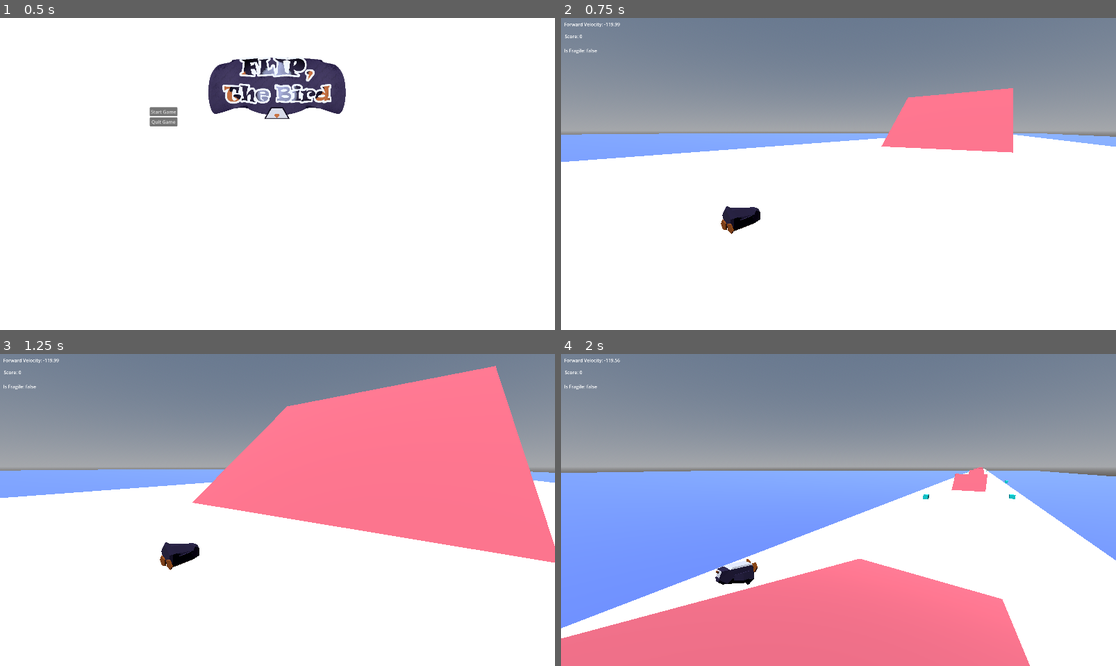
Above: before the commit, frames 1-4 (two rows, left to right).
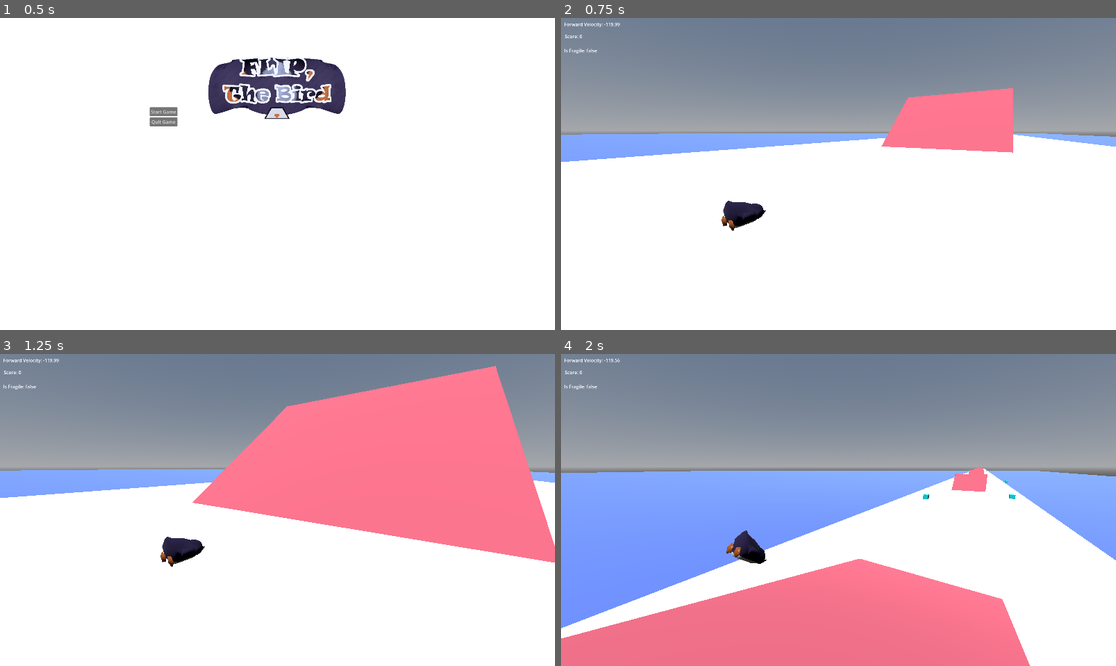
Above: after the commit, the same moments.

Repository: Emerald6468/FlipTheBird
Game: Godot game, scene res://Scenes/UI/MainMenu.tscn
Two runs of this game, one before a commit and one after it. Both use one fixed random seed, a clock stepped at 60 frames per second and the inputs below.
Inputs:
- Up to frame 1 (0.5 s): no input
- Up to frame 2 (0.75 s): click "Start Game" at 0.5 s
- Up to frame 3 (1.25 s): no input
- Up to frame 4 (2 s): tap Enter (ui_accept) at 1.25, 1.52 s; hold W (Forward) from 1.28 s (still down); hold Space (red_action) from 1.28 s (still down)

Frame 1 is identical in both runs. In frame 2, 0.3% of the frame differs, in the area x 28-37%, y 58-70%; in frame 3, 0.3%; in frame 4, 0.9%, in the area x 27-76%, y 36-74%.

Commit message:
yummy gameplay also final flip model in

Diff:
--- a/flip,-the-bird/Scenes/Prefabs/player.tscn
+++ b/flip,-the-bird/Scenes/Prefabs/player.tscn
@@ -1,8 +1,8 @@
 [gd_scene format=3 uid="uid://b2svsxeylpykh"]
 
 [ext_resource type="Script" uid="uid://bncoejlqlfy4e" path="res://Scripts/player.gd" id="1_sfbl0"]
+[ext_resource type="PackedScene" uid="uid://bwffiwrlf24k7" path="res://Assets/FINAL_flipglasses.glb" id="2_0ctox"]
 [ext_resource type="PackedScene" uid="uid://dw6jql5rd5yg8" path="res://Scenes/UI/UI.tscn" id="3_0ctox"]
-[ext_resource type="PackedScene" uid="uid://b43oti4k0ee64" path="res://Assets/sledding_prototype_Flip.glb" id="3_v1l4e"]
 [ext_resource type="AudioStream" uid="uid://duaqp1csd3nyi" path="res://Assets/Sounds/MUS_twink_jazz_EXT.wav" id="4_0ctox"]
 
 [sub_resource type="CapsuleShape3D" id="CapsuleShape3D_qohmv"]
@@ -23,11 +23,11 @@
 shape = SubResource("CapsuleShape3D_qohmv")
 debug_color = Color(0, 11.708403, 13.469126, 0.61960787)
 
-[node name="Model" parent="CollisionShape3D" unique_id=1921737992 instance=ExtResource("3_v1l4e")]
-transform = Transform3D(-0.75, 0, -6.556708e-08, 0, 0.75, 0, 6.556708e-08, 0, -0.75, 0, -1.0796245, 0.18759444)
+[node name="Model" parent="CollisionShape3D" unique_id=1495461070 instance=ExtResource("2_0ctox")]
+transform = Transform3D(-0.85, 7.430935e-08, 1.2834644e-07, 7.430936e-08, 0.85, 7.430936e-08, -1.2834643e-07, 7.4309376e-08, -0.85, 0, -0.9068984, 0)
 
 [node name="CollisionChecker" type="Area3D" parent="CollisionShape3D/Model" unique_id=34973778]
-transform = Transform3D(1.3, 0, 0, 0, 1.7000002, 0, 0, 0, 1, 8.945905e-09, -0.8266556, -0.102329254)
+transform = Transform3D(1.1470588, 1.3113419e-07, 2.1036934e-07, -1.00279046e-07, 1.5000001, -7.713776e-08, -2.734801e-07, 1.3113419e-07, 0.88235295, -1.2848946e-07, -0.9326092, -0.31098998)
 collision_layer = 8
 collision_mask = 6
 
@@ -38,7 +38,7 @@
 
 [node name="SlopeCollider" type="ShapeCast3D" parent="CollisionShape3D/Model" unique_id=1241178530]
 unique_name_in_owner = true
-transform = Transform3D(-1.2, -1.8119496e-07, -1.4210855e-14, -1.8119496e-07, 1.2, -1.1959295e-21, 1.4210855e-14, 3.3881318e-21, -1.2, -2.676903e-07, 1.7728328, 0.25012597)
+transform = Transform3D(-1.0588236, -6.731261e-08, -2.5244321e-07, -6.7312634e-08, 1.0588236, 9.2565315e-08, 2.5244321e-07, 9.2565344e-08, -1.0588236, -9.791578e-08, 1.361057, 1.5404898e-07)
 shape = SubResource("SphereShape3D_pv3ct")
 
 [node name="Camera3D" type="Camera3D" parent="." unique_id=1204415277]
--- a/flip,-the-bird/Scripts/player.gd
+++ b/flip,-the-bird/Scripts/player.gd
@@ -20,7 +20,7 @@
 var nothing_around = false
 var touching_hill = false
 var going_up = false
-@export var height_shrinker = 0.001
+@export var height_shrinker = 0.04
 
 #Player angle
 @onready var model: Node3D = $CollisionShape3D/Model
@@ -58,7 +58,7 @@
 		var speed_increase = yInverse * slope_normal.z * 1000
 		if speed_increase > 0:
 			going_up = true
-			speed_increase = 0.3
+			speed_increase = 0.05
 		else: going_up = false
 		#print("speed increase " + str(speed_increase))
 		current_velocity += speed_increase
@@ -77,13 +77,15 @@
 	#gain slope_points when sliding up
 	if current_angle < 0 and current_angle >= -90 and going_up and close_to_hill:
 		slope_points += 1
-	else: print("ang:"+str(current_angle)+"up?:"+str(going_up)+"touching nothing:"+str(nothing_around)+"hill:"+str(close_to_hill)+"upvelocity:"+str(velocity.y))
+	#else: print("ang:"+str(current_angle)+"up?:"+str(going_up)+"touching nothing:"+str(nothing_around)+"hill:"+str(close_to_hill)+"upvelocity:"+str(velocity.y))
 	#fall faster when looking down
 	if current_angle < 90 and current_angle > 0 and !is_flipping:
 		if close_to_hill:
 			print("snap")
-			set_floor_snap_length(1.0)
-		velocity.y -= 1 * angle_power * 2
+			set_floor_snap_length(3.0)
+		velocity.y -= 2
+		if current_angle <=90 and current_angle <=  75:
+			velocity.y -= 2
 	else:
 
 		set_floor_snap_length(0.0)
@@ -143,7 +145,7 @@
 		for body in ground_body_list:
 			if body.is_in_group("Hill"):
 				close_to_hill = true
-				print("close to hill")
+				#print("close to hill")
 	else: close_to_hill = false
 	if is_on_floor() and !close_to_hill: slope_points = 0
 
@@ -179,7 +181,7 @@
 		#Rotate
 		var air_change = 1.0
 		if !is_on_floor(): air_change = 4.0
-		var rad_change = (deg_to_rad(input_dir.y)*4.5)* axis_speed
+		var rad_change = (deg_to_rad(input_dir.y)*4.5)* axis_speed  * air_change
 		#var rad_change = deg_to_rad(input_dir.y)*2.5 * air_change
 
 		model.rotate_x(rad_change)
Not shown, added: flip,-the-bird/Assets/FINAL_flipglasses.glb.import
